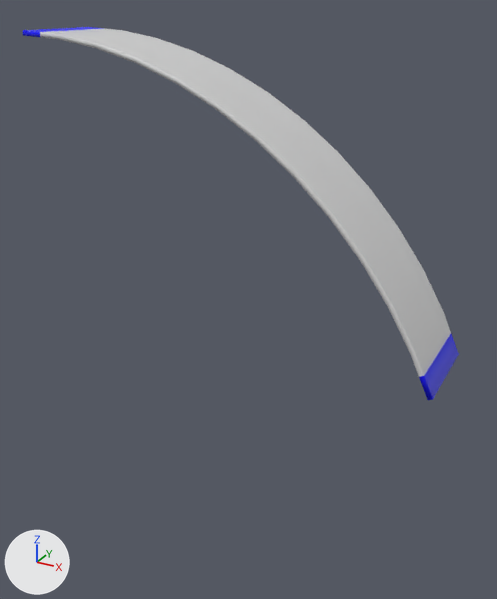
A saved change to the FBX model Assets/Meshes/Notes/LongNote/LongNote03.fbx.
Before and after are seen from a camera (50 mm lens) standing at (1.141, -1.21, 1.053) and looking at (0.487, -0.022, 0.459). Arrows for +X, +Y and +Z are at lower left; the lights stay in place.

The first picture shows 'LongNote03'.
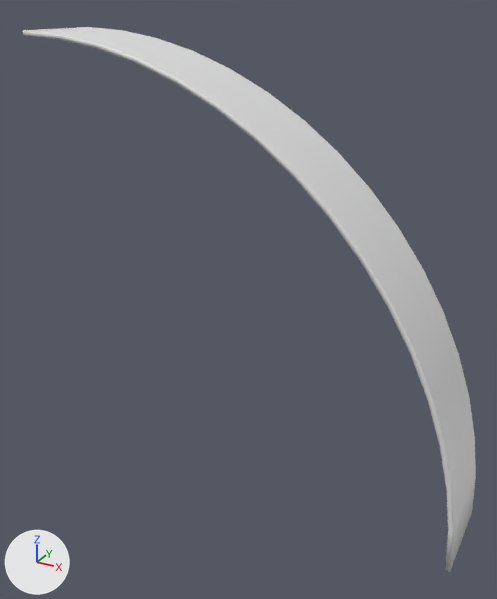
Where the change shows, as pixel boxes [x1, y1, x2, y2] in the pictures (497 x 599 px):
'LongNote03', reshaped (46% taller): before [23, 27, 459, 400]; after [23, 27, 476, 572]
part 1 of me_cylinder_038, built on: before [410, 312, 459, 400]; after [410, 352, 476, 572]
part 2 of me_cylinder_038, deleted: before [23, 27, 115, 39]
part 3 of me_cylinder_038, recoloured: after [433, 355, 469, 446]

Edits to the bpy script that builds the scene:
```text
Add mat_mat_tmp0:
    mat_mat_tmp0 = principled_material('Mat_tmp0')
    mat_mat_tmp0.base_color = (0.8, 0.8, 0.8)  # white #e7e7e7
Change me_cylinder_038:
    used by ob_longnote03; location = (0.0, 0.0, 0.0)
    remove me_cylinder_038.from_pydata(...)  # 1920 vertices, 1918 faces; spans x 0.0..0.915, y -0.1..0.1, z 0.375..0.99
    remove me_cylinder_038.materials.append(mat_mat_longnote)  # white #e7e7e7
    add me_cylinder_038.from_pydata(...)  # 2176 vertices, 2174 faces; spans x 0.0..0.99, y -0.1..0.1, z 0.0..0.99
    me_cylinder_038 part 1: 124 vertices moved from x 0.885..0.906, y -0.097..0.097, z 0.375..0.418 to x 0.905..0.947, y -0.097..0.097, z 0.287..0.375; 68 vertices removed from x 0.885..0.906, y -0.1..0.1, z 0.375..0.423; 452 vertices added at x 0.905..0.99, y -0.1..0.1, z 0.0..0.375
    me_cylinder_038 part 2: 128 vertices removed from x 0.048..0.049, y -0.1..0.1, z 0.978..0.988
    me_cylinder_038 part 3: 124 faces spanning x 0.0..0.947, y -0.1..0.1, z 0.287..0.99 switch from mat_mat_longnoteedge (blue #0000ff) to mat_mat_tmp0 (white #e7e7e7)
```
